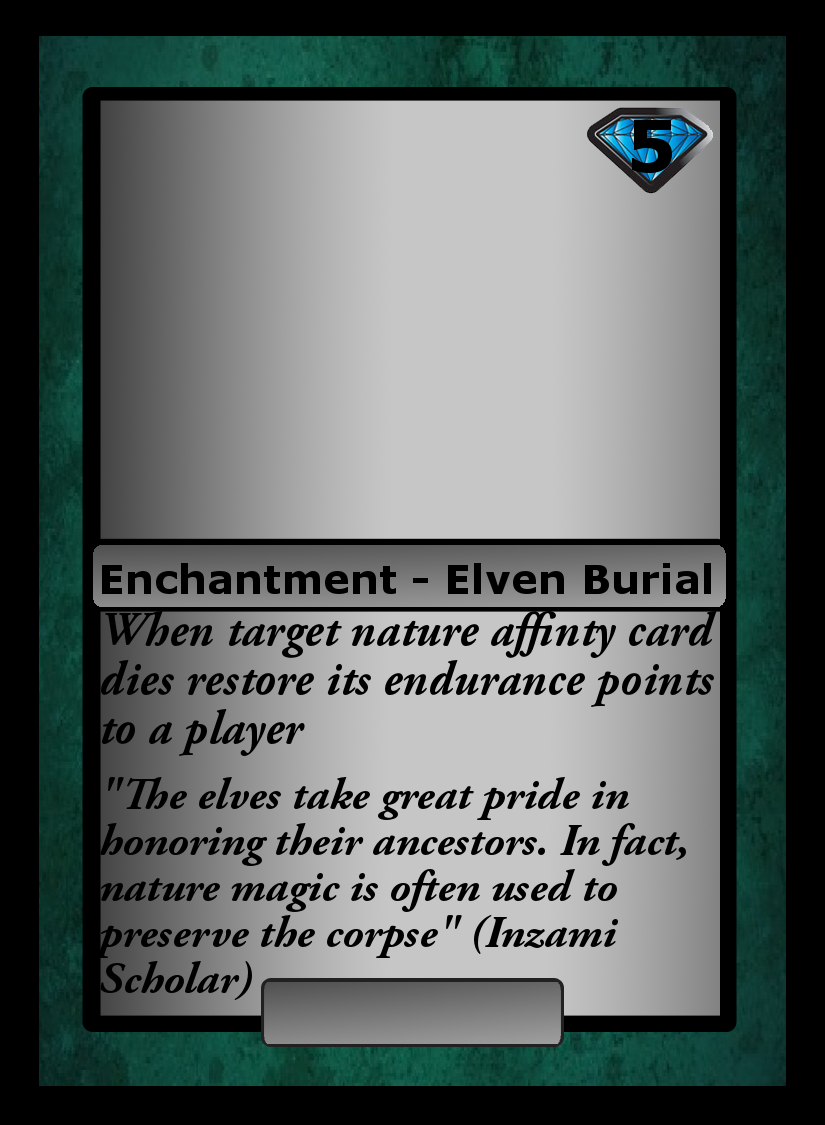
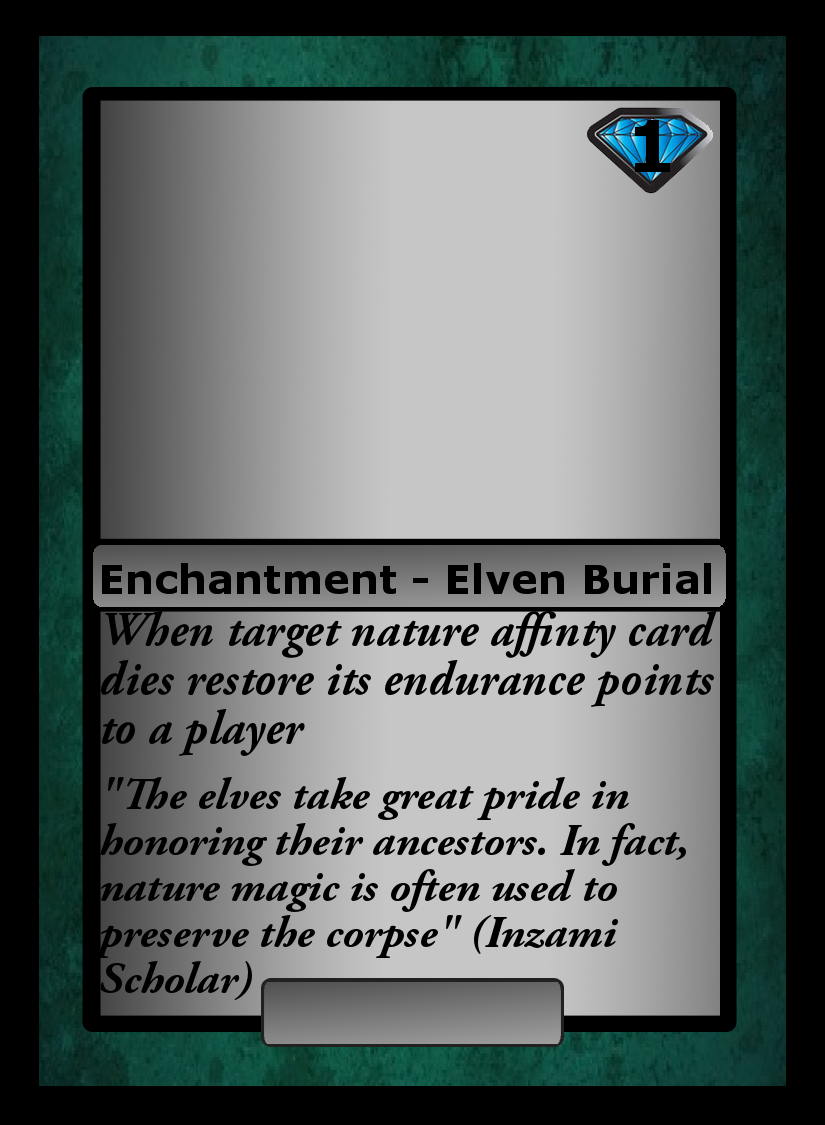
Revision of a layered 825×1125 image; what changed, layer by layer:
renamed "5" to "1", painted on it over [632, 120, 672, 173]
